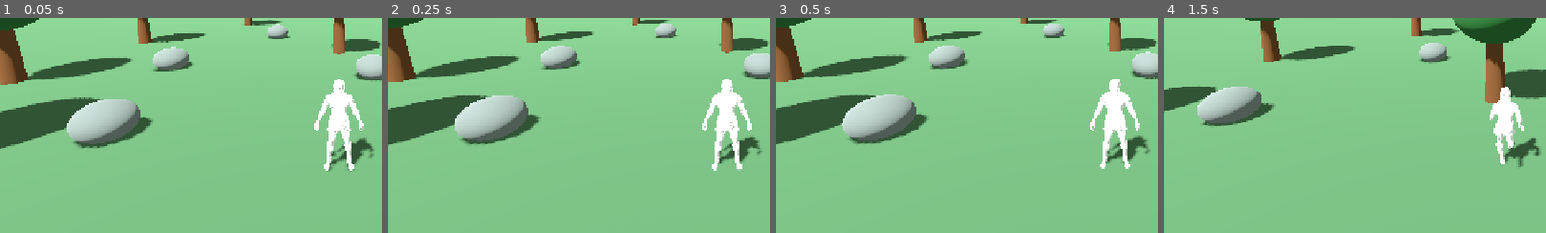
Above: before the commit, frames 1-4 (left to right).
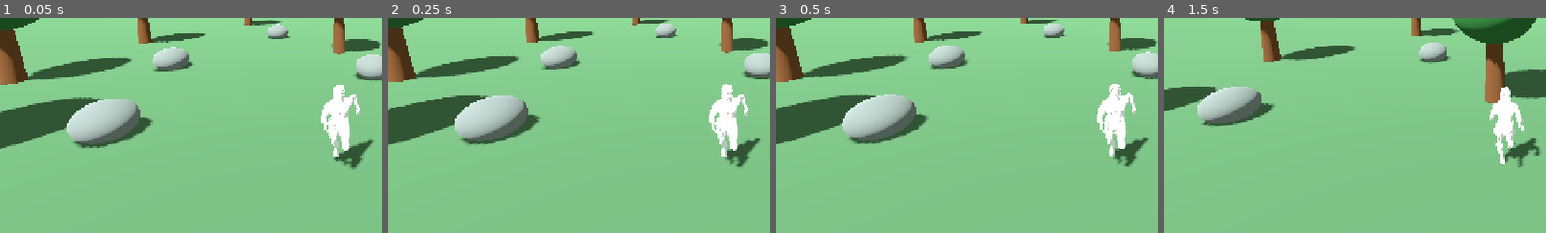
Above: after the commit, the same moments.

Repository: SerkanAydin06/ashvale-survival-rpg
Game: Godot game, scene res://main.tscn
Two runs of this game, one before a commit and one after it. Both use one fixed random seed, a clock stepped at 60 frames per second and the inputs below.
Inputs (mouse positions are % of the whole screen's width and height, from its top left):
- Up to frame 1 (0.05 s): no input
- Up to frame 2 (0.25 s): no input
- Up to frame 3 (0.5 s): no input
- Up to frame 4 (1.5 s): tap Enter at 0.5 s; move the mouse to (55, 50) at 0.52 s; hold Shift 0.53-1.28 s; hold W from 0.53 s (still down); click (55, 50) at 0.67 s; tap Space at 0.77 s; move the mouse to (45, 50) at 1.27 s; tap E at 1.35 s
The pictures show only the part of the screen within x 6-56%, y 46-96%; the shares and areas given below are measured in that part.

The runs differ from the first frame. In frame 1, 1.8% of the frame differs, in the area x 82-98%, y 28-72%; in frame 2, 1.8%; in frame 3, 1.8%; in frame 4, nothing differs.

Commit message:
Avoid freezing running animation mid-stride when idle; support Idle clips

Diff:
--- a/scripts/main.gd
+++ b/scripts/main.gd
@@ -11,6 +11,9 @@
 var camera_pivot: Node3D
 var animator: AnimationPlayer
 var run_clip := ""
+var idle_clip := ""
+var idle_pose: Animation
+var idle_ready := false
 var yaw := 0.0
 var pitch := -0.18
 var hud: Label
@@ -186,9 +189,17 @@
 			animator = _find_animator(character)
 			if animator != null:
 				for animation_name in animator.get_animation_list():
+					if "idle" in String(animation_name).to_lower():
+						idle_clip = String(animation_name)
 					if "running" in String(animation_name).to_lower():
 						run_clip = String(animation_name)
-						break
+				if not idle_clip.is_empty():
+					animator.play(idle_clip)
+				elif not run_clip.is_empty():
+					# Use the animation start as a temporary neutral rest pose.
+					animator.play(run_clip)
+					animator.seek(0.0, true)
+					animator.pause()
 	else:
 		print("Meshy karakter dosyasi bulunamadi. Gecici test karakteri kullaniliyor.")
 		var body := MeshInstance3D.new()
@@ -263,7 +274,14 @@
 			if animator.current_animation != run_clip or not animator.is_playing():
 				animator.play(run_clip)
 			animator.speed_scale = 1.1 if sprint else 0.65
-		elif animator.is_playing():
-			animator.stop()
+		else:
+			if not idle_clip.is_empty():
+				if animator.current_animation != idle_clip or not animator.is_playing():
+					animator.play(idle_clip, 0.2)
+			else:
+				# Do not freeze in a random running frame.
+				animator.play(run_clip)
+				animator.seek(0.0, true)
+				animator.pause()
 	camera_pivot.global_position = camera_pivot.global_position.lerp(player.global_position + Vector3(0, 1.5, 0), minf(delta * 8.0, 1.0))
 	_update_hud()
